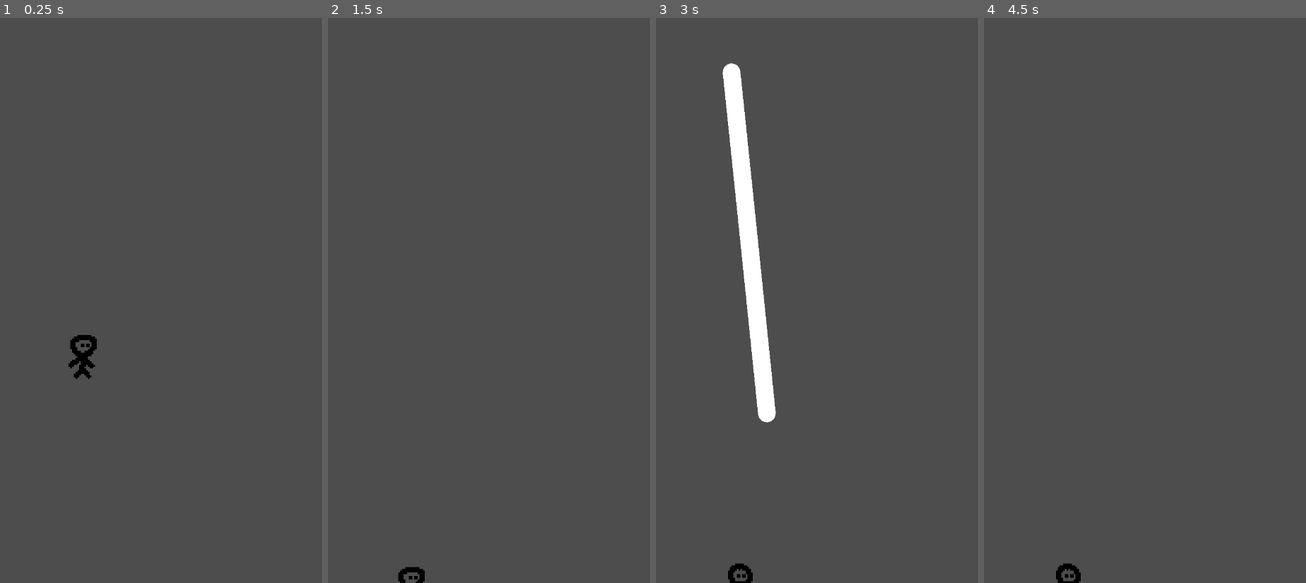
Above: before the commit, frames 1-4 (left to right).
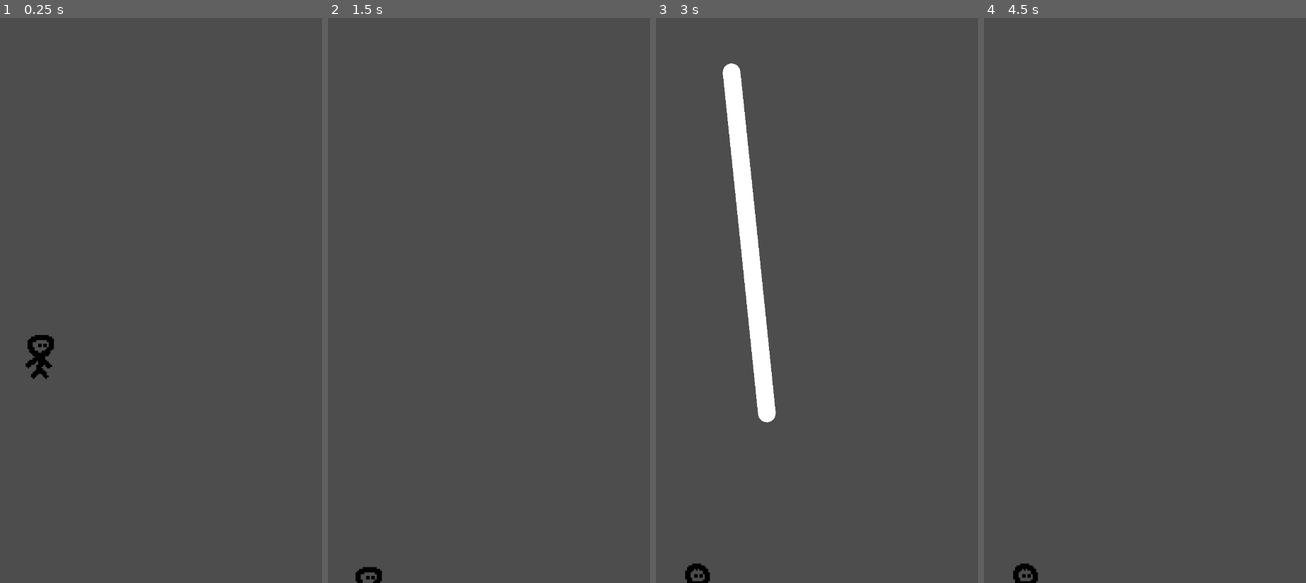
Above: after the commit, the same moments.

Repository: tanmayrajk/kinda-like-linerider-ig
Game: Godot game, scene res://scenes/main.tscn
Same seed, same stepped clock (60 frames per second), same inputs: the game is played once before the commit and once after it. The engine's default icon, where the game draws it, is replaced by a stand-in: a white triangle on a blue panel in a dark square.
Inputs (mouse positions are in pixels of both pictures, inside the frame that each line leads up to):
- Up to frame 1 (0.25 s): no input
- Up to frame 2 (1.5 s): tap Enter (ui_accept) at 0.5, 0.6, 1.25 s; move the mouse to (592, 272) at 0.52 s; hold Right (ui_right) from 0.53 s (still down); click (592, 272) at 0.67 s; tap Space (jump) at 0.77, 0.8, 1.07, 1.35 s; move the mouse to (353, 328) at 1.27 s
- Up to frame 3 (3 s): tap Space (jump) at 1.52, 1.82, 2.3 s; tap Enter (ui_accept) at 1.55, 2.1 s; move the mouse to (852, 176) at 2.02 s; release Right (ui_right) at 2.03 s; hold Left (ui_left) 2.03-2.78 s; move the mouse to (765, 413) at 2.77 s; hold Right (ui_right) from 2.78 s (still down); tap Alt at 2.85 s; click (765, 413) at 2.92 s
- Up to frame 4 (4.5 s): tap Space (jump) at 3.02, 3.32, 3.77, 3.8, 4.07 s; tap Enter (ui_accept) at 3.05, 4.25, 4.35 s; move the mouse to (1293, 385) at 3.52 s; tap Shift at 3.6 s; move the mouse to (outside the picture) at 4.27 s; release Right (ui_right) at 4.28 s; hold Left (ui_left) from 4.28 s (still down)

The runs differ from the first frame. In frame 1, 0.7% of the frame differs, in the area x 7-31%, y 56-64%; in frame 2, 0.3%; in frame 3, 0.4%; in frame 4, 0.4%.

Commit message:
sanity push and an attempt to create walls (no success yet)

Diff:
--- a/assets/scenes/enemy.tscn
+++ /dev/null
@@ -1,18 +0,0 @@
-[gd_scene format=3 uid="uid://ddb1606xttn4a"]
-
-[ext_resource type="Script" uid="uid://bvko70jql0y6h" path="res://scripts/enemy.gd" id="1_kbpvo"]
-[ext_resource type="Texture2D" uid="uid://cairll5r8ant4" path="res://icon.svg" id="1_kvq5h"]
-
-[sub_resource type="RectangleShape2D" id="RectangleShape2D_35tmg"]
-size = Vector2(60, 60)
-
-[node name="enemy" type="CharacterBody2D" unique_id=2039986865]
-script = ExtResource("1_kbpvo")
-
-[node name="sprite" type="Sprite2D" parent="." unique_id=1487254911]
-scale = Vector2(0.5, 0.5)
-texture = ExtResource("1_kvq5h")
-
-[node name="CollisionShape2D" type="CollisionShape2D" parent="." unique_id=26017079]
-shape = SubResource("RectangleShape2D_35tmg")
-disabled = true
--- a/assets/scenes/main.tscn
+++ /dev/null
@@ -1,61 +0,0 @@
-[gd_scene format=3 uid="uid://uey54unyj4jv"]
-
-[ext_resource type="PackedScene" uid="uid://dch1v4m2u2sd6" path="res://assets/scenes/player.tscn" id="2_0wfyh"]
-[ext_resource type="Script" uid="uid://da1xie7oek4ts" path="res://scripts/moving_world.gd" id="2_sfrgt"]
-[ext_resource type="Script" uid="uid://db1jr5yxrfpcd" path="res://scripts/the_strokes.gd" id="3_etxf0"]
-[ext_resource type="Script" uid="uid://jrxe7b580k17" path="res://scripts/enemy_spawner.gd" id="3_vesw4"]
-[ext_resource type="PackedScene" uid="uid://ddb1606xttn4a" path="res://assets/scenes/enemy.tscn" id="5_vesw4"]
-
-[node name="main" type="Node2D" unique_id=1209180813]
-
-[node name="moving_world" type="Node2D" parent="." unique_id=1843435256]
-script = ExtResource("2_sfrgt")
-
-[node name="the_strokes" type="Node2D" parent="moving_world" unique_id=1621566685]
-script = ExtResource("3_etxf0")
-metadata/_edit_lock_ = true
-
-[node name="player" parent="." unique_id=534280259 instance=ExtResource("2_0wfyh")]
-position = Vector2(78, 160)
-
-[node name="Camera2D" type="Camera2D" parent="player" unique_id=394437493]
-drag_vertical_enabled = true
-drag_horizontal_offset = 1.0
-drag_top_margin = 1.0
-drag_bottom_margin = 1.0
-editor_draw_limits = true
-editor_draw_drag_margin = true
-metadata/_edit_lock_ = true
-
-[node name="enemy_spawner" type="Node2D" parent="." unique_id=2108634168]
-position = Vector2(433, 165)
-script = ExtResource("3_vesw4")
-enemy_scene = ExtResource("5_vesw4")
-
-[node name="spawn_points" type="Node2D" parent="enemy_spawner" unique_id=559681003]
-position = Vector2(528, 0)
-
-[node name="spawn_point" type="Node2D" parent="enemy_spawner/spawn_points" unique_id=1671744734]
-metadata/_edit_lock_ = true
-
-[node name="spawn_point2" type="Node2D" parent="enemy_spawner/spawn_points" unique_id=220376943]
-position = Vector2(0, 50)
-metadata/_edit_lock_ = true
-
-[node name="spawn_point3" type="Node2D" parent="enemy_spawner/spawn_points" unique_id=1051561704]
-position = Vector2(0, -50)
-metadata/_edit_lock_ = true
-
-[node name="spawn_point4" type="Node2D" parent="enemy_spawner/spawn_points" unique_id=1793436109]
-position = Vector2(0, 100)
-metadata/_edit_lock_ = true
-
-[node name="spawn_point5" type="Node2D" parent="enemy_spawner/spawn_points" unique_id=5843614]
-position = Vector2(0, -100)
-metadata/_edit_lock_ = true
-
-[node name="Timer" type="Timer" parent="enemy_spawner" unique_id=1538534058]
-wait_time = 0.67
-autostart = true
-
-[connection signal="timeout" from="enemy_spawner/Timer" to="enemy_spawner" method="_on_timer_timeout"]
--- a/assets/scenes/player.tscn
+++ /dev/null
@@ -1,42 +0,0 @@
-[gd_scene format=3 uid="uid://dch1v4m2u2sd6"]
-
-[ext_resource type="Script" uid="uid://d3nl0tkwp2jv7" path="res://scripts/player.gd" id="1_g2els"]
-[ext_resource type="Texture2D" uid="uid://dh88s0k5bduh1" path="res://assets/guy-idle.png" id="3_qhqgy"]
-
-[sub_resource type="CapsuleShape2D" id="CapsuleShape2D_21crw"]
-radius = 6.0
-height = 26.0
-
-[sub_resource type="AtlasTexture" id="AtlasTexture_0ngxb"]
-atlas = ExtResource("3_qhqgy")
-region = Rect2(0, 0, 32, 32)
-
-[sub_resource type="AtlasTexture" id="AtlasTexture_whp64"]
-atlas = ExtResource("3_qhqgy")
-region = Rect2(32, 0, 32, 32)
-
-[sub_resource type="SpriteFrames" id="SpriteFrames_35tmg"]
-animations = [{
-"frames": [{
-"duration": 1.0,
-"texture": SubResource("AtlasTexture_0ngxb")
-}, {
-"duration": 1.0,
-"texture": SubResource("AtlasTexture_whp64")
-}],
-"loop": 1,
-"name": &"idle",
-"speed": 5.0
-}]
-
-[node name="player" type="CharacterBody2D" unique_id=534280259]
-script = ExtResource("1_g2els")
-
-[node name="CollisionShape2D" type="CollisionShape2D" parent="." unique_id=1245080201]
-position = Vector2(0, 2)
-shape = SubResource("CapsuleShape2D_21crw")
-
-[node name="AnimatedSprite2D" type="AnimatedSprite2D" parent="." unique_id=354860514]
-sprite_frames = SubResource("SpriteFrames_35tmg")
-animation = &"idle"
-metadata/_edit_lock_ = true
--- a/project.godot
+++ b/project.godot
@@ -16,7 +16,7 @@
 
 config/name="pass it up"
 run/main_scene="uid://uey54unyj4jv"
-config/features=PackedStringArray("4.5", "Forward Plus")
+config/features=PackedStringArray("4.7", "Forward Plus")
 config/icon="res://icon.svg"
 
 [display]
--- a/scenes/enemy.tscn
+++ /dev/null
@@ -1,18 +0,0 @@
-[gd_scene load_steps=0 format=3 uid="uid://ddb1606xttn4a"]
-
-[ext_resource type="Script" uid="uid://bvko70jql0y6h" path="res://scripts/enemy.gd" id="1_kbpvo"]
-[ext_resource type="Texture2D" uid="uid://cairll5r8ant4" path="res://icon.svg" id="1_kvq5h"]
-
-[sub_resource type="RectangleShape2D" id="RectangleShape2D_35tmg"]
-size = Vector2(60, 60)
-
-[node name="enemy" type="CharacterBody2D" unique_id=2039986865]
-script = ExtResource("1_kbpvo")
-
-[node name="sprite" type="Sprite2D" parent="." unique_id=1487254911]
-scale = Vector2(0.5, 0.5)
-texture = ExtResource("1_kvq5h")
-
-[node name="CollisionShape2D" type="CollisionShape2D" parent="." unique_id=26017079]
-shape = SubResource("RectangleShape2D_35tmg")
-disabled = true
--- a/scenes/main.tscn
+++ b/scenes/main.tscn
@@ -1,61 +1,34 @@
-[gd_scene load_steps=6 format=3 uid="uid://uey54unyj4jv"]
+[gd_scene format=3 uid="uid://uey54unyj4jv"]
 
 [ext_resource type="PackedScene" uid="uid://dch1v4m2u2sd6" path="res://scenes/player.tscn" id="2_0wfyh"]
 [ext_resource type="Script" uid="uid://da1xie7oek4ts" path="res://scripts/moving_world.gd" id="2_sfrgt"]
 [ext_resource type="Script" uid="uid://db1jr5yxrfpcd" path="res://scripts/the_strokes.gd" id="3_etxf0"]
-[ext_resource type="Script" uid="uid://jrxe7b580k17" path="res://scripts/enemy_spawner.gd" id="3_vesw4"]
-[ext_resource type="PackedScene" uid="uid://ddb1606xttn4a" path="res://scenes/enemy.tscn" id="5_vesw4"]
+[ext_resource type="Script" uid="uid://d2gllhgjhfrom" path="res://scripts/wall_spawner.gd" id="4_sfrgt"]
 
-[node name="main" type="Node2D"]
+[node name="main" type="Node2D" unique_id=1209180813]
 
-[node name="moving_world" type="Node2D" parent="."]
+[node name="moving_world" type="Node2D" parent="." unique_id=1843435256]
+position = Vector2(377, 155)
 script = ExtResource("2_sfrgt")
 
-[node name="the_strokes" type="Node2D" parent="moving_world"]
+[node name="the_strokes" type="Node2D" parent="moving_world" unique_id=1621566685]
 script = ExtResource("3_etxf0")
 metadata/_edit_lock_ = true
 
-[node name="player" parent="." instance=ExtResource("2_0wfyh")]
+[node name="player" parent="." unique_id=534280259 instance=ExtResource("2_0wfyh")]
 position = Vector2(78, 160)
 
-[node name="Camera2D" type="Camera2D" parent="player"]
+[node name="Camera2D" type="Camera2D" parent="player" unique_id=394437493]
+offset = Vector2(56.34, 0)
 drag_vertical_enabled = true
-drag_horizontal_offset = 1.0
+drag_left_margin = 0.67
 drag_top_margin = 1.0
+drag_right_margin = 0.0
 drag_bottom_margin = 1.0
 editor_draw_limits = true
 editor_draw_drag_margin = true
 metadata/_edit_lock_ = true
 
-[node name="enemy_spawner" type="Node2D" parent="."]
-position = Vector2(433, 165)
-script = ExtResource("3_vesw4")
-enemy_scene = ExtResource("5_vesw4")
-
-[node name="spawn_points" type="Node2D" parent="enemy_spawner"]
-position = Vector2(528, 0)
-
-[node name="spawn_point" type="Node2D" parent="enemy_spawner/spawn_points"]
-metadata/_edit_lock_ = true
-
-[node name="spawn_point2" type="Node2D" parent="enemy_spawner/spawn_points"]
-position = Vector2(0, 50)
-metadata/_edit_lock_ = true
-
-[node name="spawn_point3" type="Node2D" parent="enemy_spawner/spawn_points"]
-position = Vector2(0, -50)
-metadata/_edit_lock_ = true
-
-[node name="spawn_point4" type="Node2D" parent="enemy_spawner/spawn_points"]
-position = Vector2(0, 100)
-metadata/_edit_lock_ = true
-
-[node name="spawn_point5" type="Node2D" parent="enemy_spawner/spawn_points"]
-position = Vector2(0, -100)
-metadata/_edit_lock_ = true
-
-[node name="Timer" type="Timer" parent="enemy_spawner"]
-wait_time = 0.67
-autostart = true
-
-[connection signal="timeout" from="enemy_spawner/Timer" to="enemy_spawner" method="_on_timer_timeout"]
+[node name="wall_spawner" type="Node2D" parent="." unique_id=658743347]
+position = Vector2(163, 164)
+script = ExtResource("4_sfrgt")
--- a/scripts/enemy.gd
+++ /dev/null
@@ -1,25 +0,0 @@
-extends CharacterBody2D
-
-
-const SPEED = 150.0
-#const JUMP_VELOCITY = -400.0
-
-
-func _physics_process(delta: float) -> void:
-	# Add the gravity.
-	#if not is_on_floor():
-		#velocity += get_gravity() * delta
-
-	# Handle jump.
-	#if Input.is_action_just_pressed("ui_accept") and is_on_floor():
-		#velocity.y = JUMP_VELOCITY
-
-	# Get the input direction and handle the movement/deceleration.
-	# As good practice, you should replace UI actions with custom gameplay actions.
-	#var direction := Input.get_axis("ui_left", "ui_right")
-	#if direction:
-	velocity.x = -1 * SPEED
-	#else:
-		#velocity.x = move_toward(velocity.x, 0, SPEED)
-
-	move_and_slide()
--- a/scripts/enemy_spawner.gd
+++ /dev/null
@@ -1,25 +0,0 @@
-extends Node2D
-
-@export var enemy_scene: PackedScene
-@onready var timer: Timer = $Timer
-@onready var moving_world: Node2D = $"../moving_world"
-
-func spawn_enemy():
-	var spawners = $spawn_points.get_children()
-	var rand_spawner: Node2D = spawners.pick_random()
-	var enemy: CharacterBody2D = enemy_scene.instantiate()
-	moving_world.add_child(enemy)
-	enemy.global_position = rand_spawner.global_position
-
-# Called when the node enters the scene tree for the first time.
-func _ready() -> void:
-	pass # Replace with function body.
-
-
-# Called every frame. 'delta' is the elapsed time since the previous frame.
-func _process(delta: float) -> void:
-	pass
-
-
-func _on_timer_timeout() -> void:
-	spawn_enemy()
--- /dev/null
+++ b/scripts/wall_spawner.gd
@@ -0,0 +1,27 @@
+extends Node2D
+
+var top_wall_line: Line2D
+var bottom_wall_line: Line2D
+
+@onready var moving_world: Node2D = $"../moving_world"
+
+func _ready() -> void:
+	top_wall_line = Line2D.new()
+	bottom_wall_line = Line2D.new()
+
+	top_wall_line.width = 10.0
+	top_wall_line.begin_cap_mode = Line2D.LINE_CAP_ROUND
+	top_wall_line.end_cap_mode = Line2D.LINE_CAP_ROUND
+	top_wall_line.joint_mode = Line2D.LINE_JOINT_ROUND
+
+	bottom_wall_line.width = 10.0
+	bottom_wall_line.begin_cap_mode = Line2D.LINE_CAP_ROUND
+	bottom_wall_line.end_cap_mode = Line2D.LINE_CAP_ROUND
+	bottom_wall_line.joint_mode = Line2D.LINE_JOINT_ROUND
+
+	moving_world.add_child(bottom_wall_line)
+	moving_world.add_child(top_wall_line)
+
+
+func _process(delta: float) -> void:
+	pass
Not shown, removed: scripts/enemy.gd.uid
Not shown, removed: scripts/enemy_spawner.gd.uid
Not shown, added: scripts/wall_spawner.gd.uid
